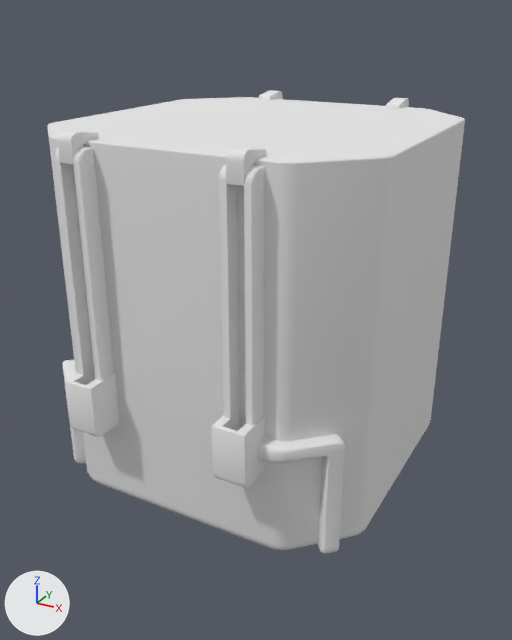
An edit to the Blender file Assets/OrbitalAssemblySpace.blend, drawn before and after from the same camera.
Both versions are drawn from a camera (50 mm lens) standing at (3.89, -7.2, 3.54) and looking at (-0.03, -0.07, -0.03). Lighting does not change. The marker at lower left points along +X, +Y and +Z.

Names of what the first picture shows: 'Beam', 'Beam.001', 'door', 'door.001', 'hinge', 'hinge.001', 'hinge.003', 'hull-3', 'supply.002', 'supply.003'.
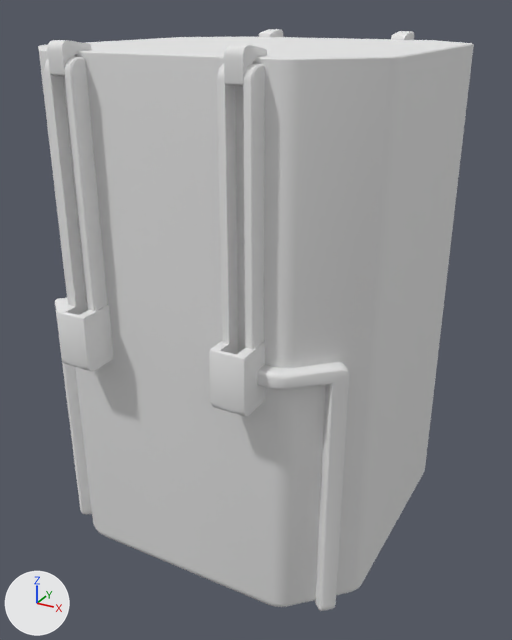
Changed parts and their boxes [x1, y1, x2, y2] in the pictures (512 x 640 px; the box of a moved part takes in the faces that stretch with it):
```json
{"object": "hull-3", "change": "reshaped, moved", "before": [48, 123, 465, 550], "after": [39, 48, 473, 607], "on screen": "31% taller"}
{"object": "Beam.001", "change": "moved", "before": [211, 164, 265, 488], "after": [209, 64, 265, 416]}
{"object": "door", "change": "moved", "before": [47, 110, 435, 168], "after": [38, 41, 443, 64]}
{"object": "Beam", "change": "moved", "before": [54, 146, 119, 437], "after": [44, 57, 114, 371]}
{"object": "door.001", "change": "moved", "before": [125, 97, 465, 139], "after": [121, 37, 474, 54]}
{"object": "supply.003", "change": "reshaped, moved", "before": [257, 434, 345, 554], "after": [257, 362, 349, 611], "on screen": "107% taller"}
{"object": "hinge.001", "change": "moved", "before": [226, 148, 267, 187], "after": [224, 45, 267, 86]}
{"object": "supply.002", "change": "reshaped, moved", "before": [62, 359, 86, 463], "after": [55, 298, 92, 515]}
{"object": "hinge", "change": "moved", "before": [57, 131, 99, 166], "after": [47, 40, 92, 76]}
{"object": "hinge.002", "change": "moved", "before": [386, 98, 409, 109], "after": [391, 31, 414, 40]}
{"object": "hinge.003", "change": "moved", "before": [259, 90, 283, 100], "after": [259, 29, 283, 37]}
{"part": 2, "of": "me_cube_011", "change": "moved or reshaped", "before": [64, 378, 86, 463], "after": [60, 348, 92, 515]}
{"part": 3, "of": "me_cube_009", "change": "moved or reshaped", "before": [317, 454, 344, 554], "after": [314, 382, 349, 611]}
```

The change, as JSON lines over the scene's bpy script:
```json
{"block": "me_cube_001", "where": "me_cube_001.from_pydata(...)  # 180 vertices, 155 faces; spans x 0.0..1.96, y -1.96..1.96, z -2.31..2.34"}
{"block": "me_cube_001", "where": "# used by ob_hull_3; location = (0.0, 0.0, 0.0)"}
{"block": "me_cube_001", "change": "me_cube_001 part 1: all 144 vertices in x 0.0..1.96, y -1.96..1.96, z -2.31..-1.59 are moved by (0.0, 0.0, -1.6)"}
{"block": "me_cube_011", "where": "me_cube_011.from_pydata(...)  # 131 vertices, 112 faces; spans x -0.083..0.64, y -0.586..0.083, z -1.351..0.083"}
{"block": "me_cube_011", "where": "# used by ob_supply_002; parent = ob_beam; location = (-1.177, -2.034, -0.4); rotation_euler = (0.0, 0.0, -3.142), in degrees (0, 0, -180)"}
{"block": "me_cube_011", "change": "me_cube_011 part 2: all 50 vertices in x 0.34..0.64, y -0.586..-0.283, z -1.351..-1.219 are moved by (0.0, 0.0, -1.6)"}
{"block": "me_cube_009", "where": "me_cube_009.from_pydata(...)  # 131 vertices, 112 faces; spans x -0.64..0.083, y -0.586..0.083, z -1.351..0.083"}
{"block": "me_cube_009", "where": "# used by ob_supply_003; parent = ob_beam_001; location = (1.177, -2.034, -0.4); rotation_euler = (0.0, 0.0, -3.142), in degrees (0, 0, -180)"}
{"block": "me_cube_009", "change": "me_cube_009 part 3: all 50 vertices in x -0.64..-0.34, y -0.586..-0.283, z -1.351..-1.219 are moved by (0.0, 0.0, -1.6)"}
{"op": "set", "path": "ob_hull_3.location", "old": "(0.0, 0.0, 0.0)", "new": "(0.0, 0.0, 0.8)"}
{"op": "set", "path": "ob_hinge_003.location", "old": "(-0.92, 2.04, 2.21)", "new": "(-0.92, 2.04, 3.01)"}
{"op": "set", "path": "ob_hinge_001.location", "old": "(0.92, -2.04, 2.21)", "new": "(0.92, -2.04, 3.01)"}
```
